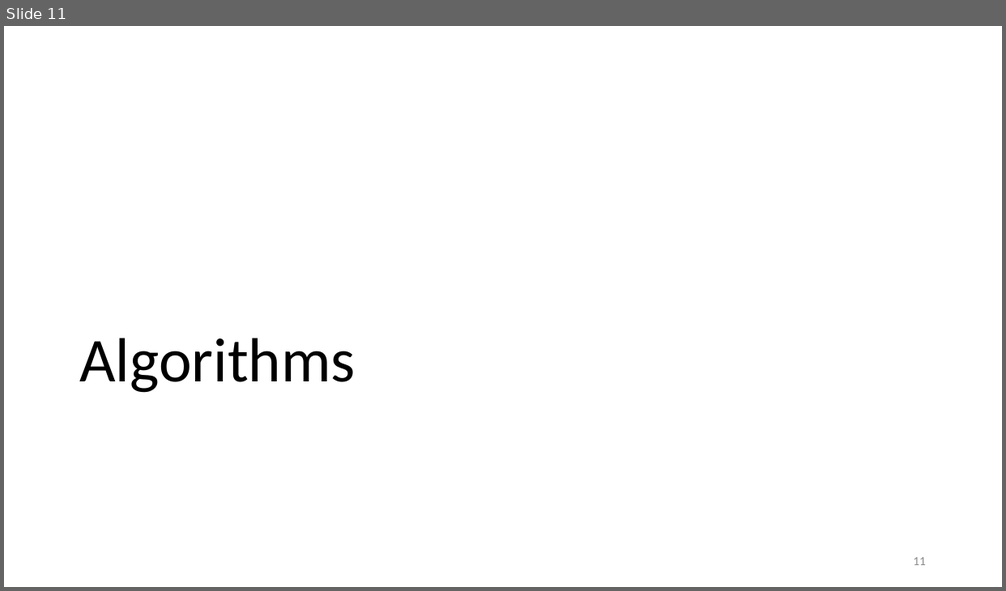
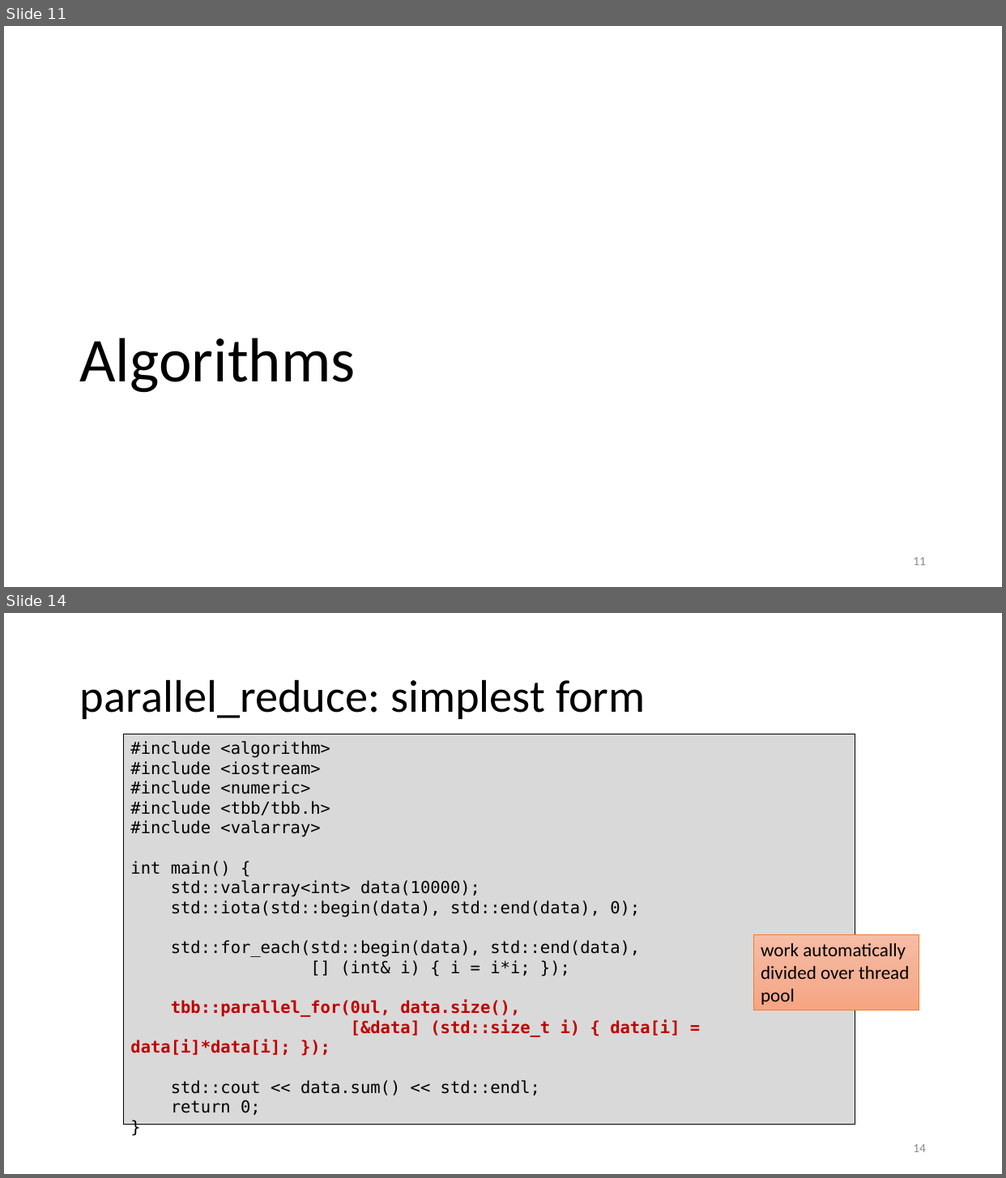
Before and after one commit to gjbex/training-material, a slide deck: CPlusPlus/Tbb/tbb.pptx. Shown one above the other, each under a label of ours: slide 11 before the commit, slides 11 and 14 after it; the slides between them are not shown. The pictures are 1006x591 and 1006x1178 pixels, drawn with LibreOffice and Linux fonts; fonts in the diff are those of the drawing. Boxes give left, top, right and bottom in pixels: in the first picture for what was removed or moved away, otherwise in the second. Text is boxed around its words. In the diff, an @@ line names an element or a change of style, - is before the commit and + after.

Commit message:
Add slides on parallel_for, parallel_reduce

```diff
--- a/CPlusPlus/Tbb/tbb.pptx
+++ b/CPlusPlus/Tbb/tbb.pptx
@@ slide 14 added at (x1=4, y1=613, x2=1002, y2=1174), background #FFFFFF @@
@@ title added at (x1=80, y1=679, x2=646, y2=719), 44 pt, text #000000 @@
+parallel_reduce: simplest form
@@ rectangle added at (x1=124, y1=735, x2=855, y2=1125), fill #D9D9D9, outline #000000 0.75 pt, 16 pt, text #000000 @@
+#include <algorithm>
+#include <iostream>
+#include <numeric>
+#include <tbb/tbb.h>
+#include <valarray>
+int main() {
+std::valarray<int> data(10000);
+std::iota(std::begin(data), std::end(data), 0);
+std::for_each(std::begin(data), std::end(data),
+[] (int& i) { i = i*i; });
+tbb::parallel_for(0ul, data.size(),
+[&data] (std::size_t i) { data[i] = data[i]*data[i]; });
+std::cout << data.sum() << std::endl;
+return 0;
+}
@@ rectangle added at (x1=753, y1=935, x2=918, y2=1011), fill gradient #F7BDA5 to #F5B196 to #F8A582, outline #ED7D31 0.5 pt, 18 pt, text #000000 @@
+work automatically
+divided over thread
+pool
@@ page number added at (x1=913, y1=1144, x2=926, y2=1152), 12 pt, text #8C8C8C @@
+14
```
Also in this commit, not shown: 6 slides changed, 2 other slides added.
